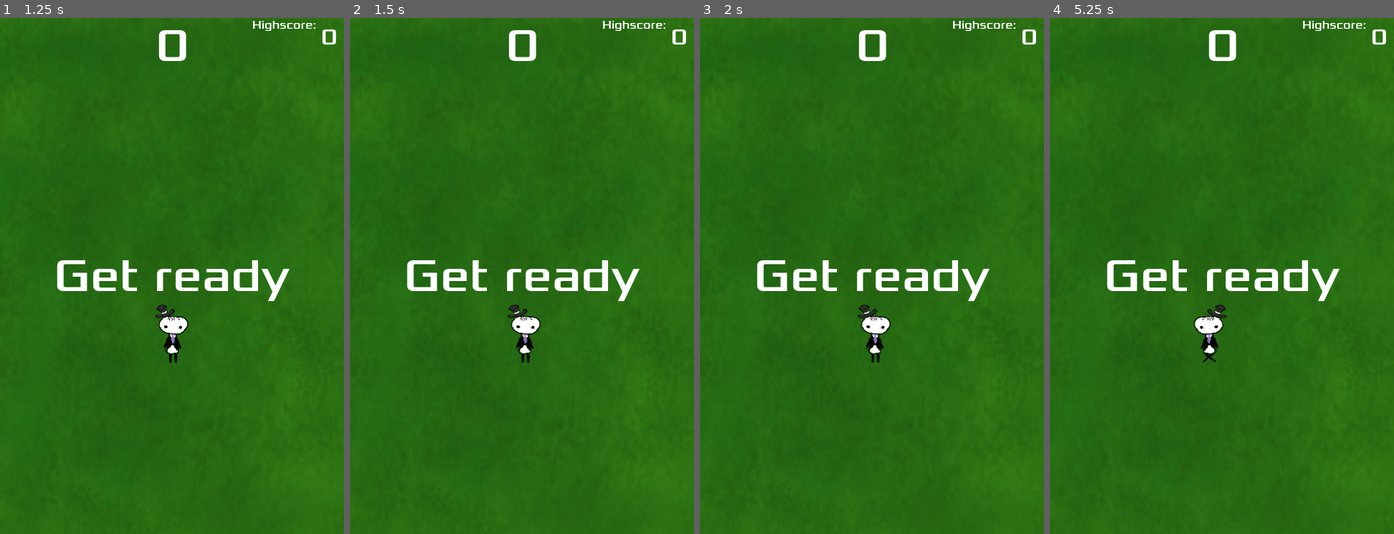
Above: before the commit, frames 1-4 (left to right).
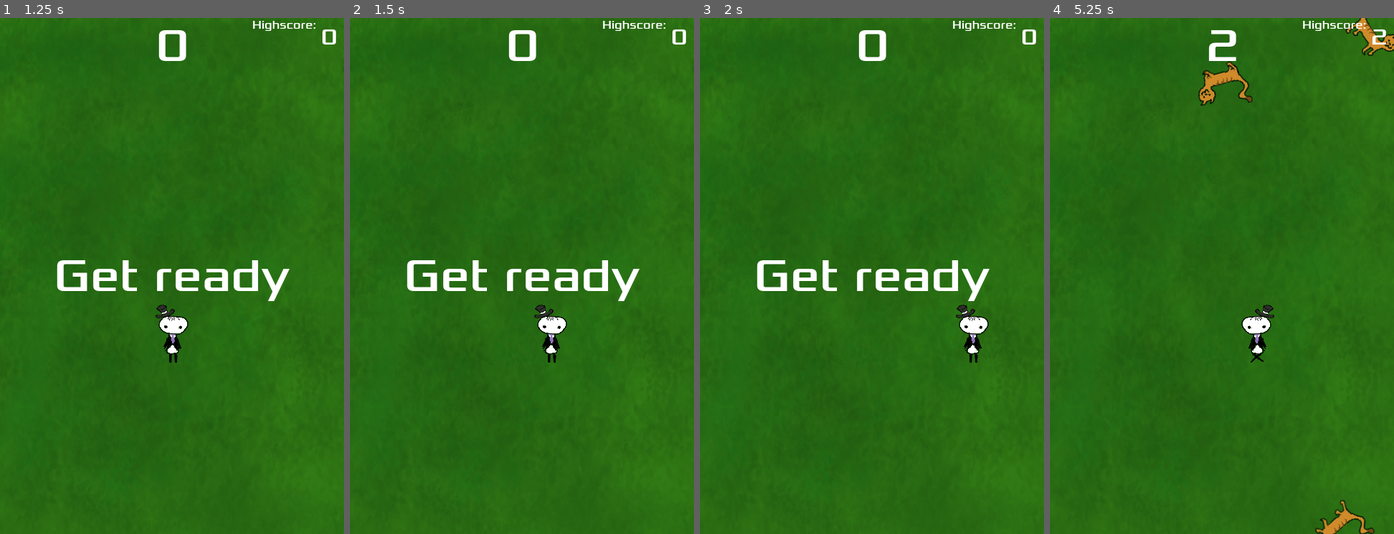
Above: after the commit, the same moments.

Repository: ebistu/dis-guys-a-cat-allergic
Game: Godot game, scene res://main.tscn
Two runs of this game, one before a commit and one after it. Both use one fixed random seed, a clock stepped at 60 frames per second and the inputs below.
Inputs:
- Up to frame 1 (1.25 s): click "Start" at 0.5 s
- Up to frame 2 (1.5 s): tap Enter at 1.25 s; hold D (move_right) from 1.28 s (still down); hold Space (start_game) from 1.28 s (still down)
- Up to frame 3 (2 s): keep holding D (move_right); keep holding Space (start_game)
- Up to frame 4 (5.25 s): release D (move_right) at 2.03 s; release Space (start_game) at 2.03 s; hold S (move_down) 2.03-2.78 s; tap Space (start_game) at 2.1, 3.6, 5.1 s; hold D (move_right) 2.78-3.53 s; hold Space (start_game) 2.78-3.53 s; hold W (move_up) 3.53-4.28 s; hold Space (start_game) 4.28-5.03 s; hold A (move_left) from 4.28 s (still down)

Frame 1 is identical in both runs. In frame 2, 1.0% of the frame differs, in the area x 45-64%, y 55-67%; in frame 3, 1.0%; in frame 4, 4.1%, in the area x 16-100%, y 0-100%.

Commit message:
fixes

Diff:
--- a/scripts/main.gd
+++ b/scripts/main.gd
@@ -9,9 +9,7 @@
 
 # Called every frame. 'delta' is the elapsed time since the previous frame.
 func _process(delta):
-	if $ScoreTimer.is_stopped() and Input.is_action_pressed("start_game"):
-		new_game()
-
+	pass
 
 func game_over():
 	$ScoreTimer.stop()
@@ -49,6 +47,7 @@
 	kiisu.rotation = direction
 
 	var velocity = Vector2(randf_range(150.0, 250.0), 0.0)
+
 	if score > 50:
 		velocity = velocity * 1.25
 	elif score > 100:
